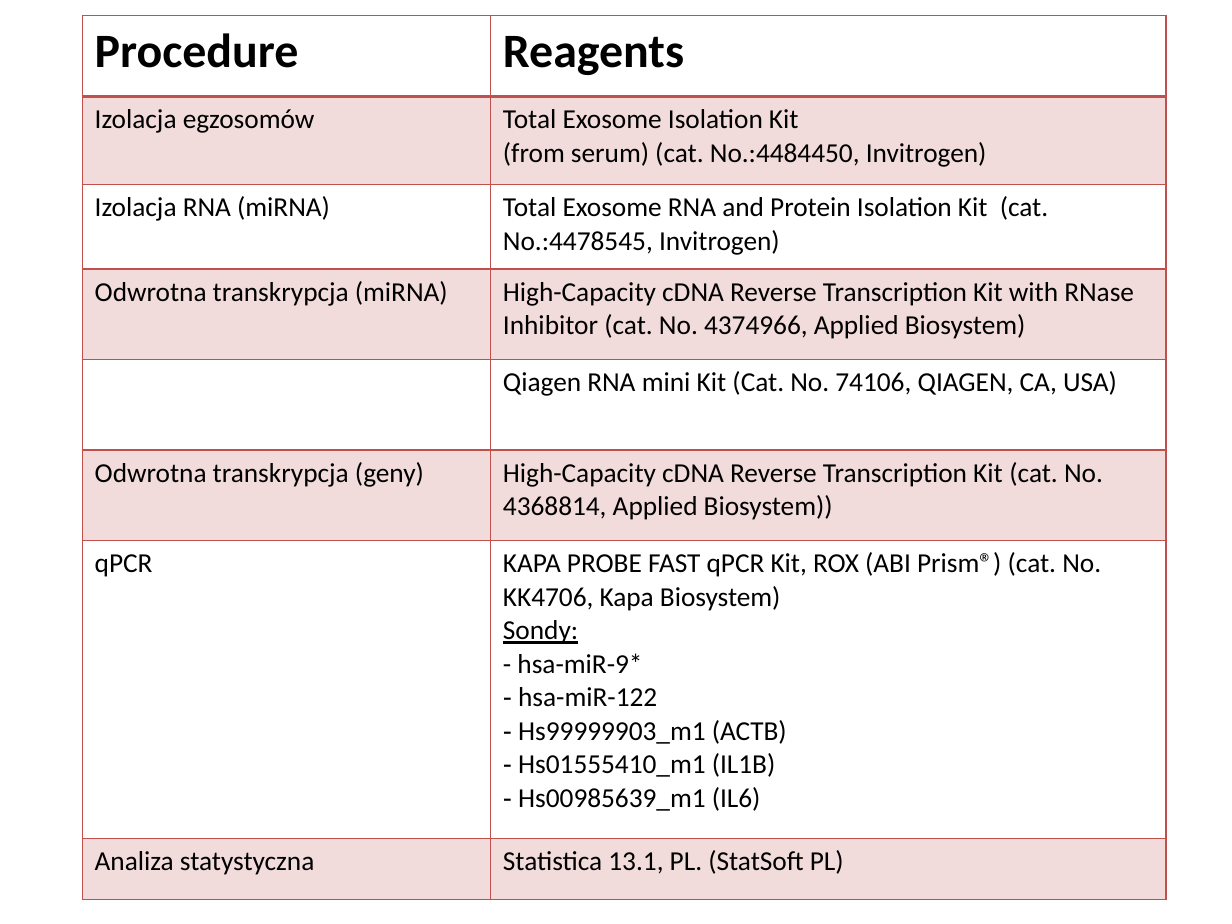
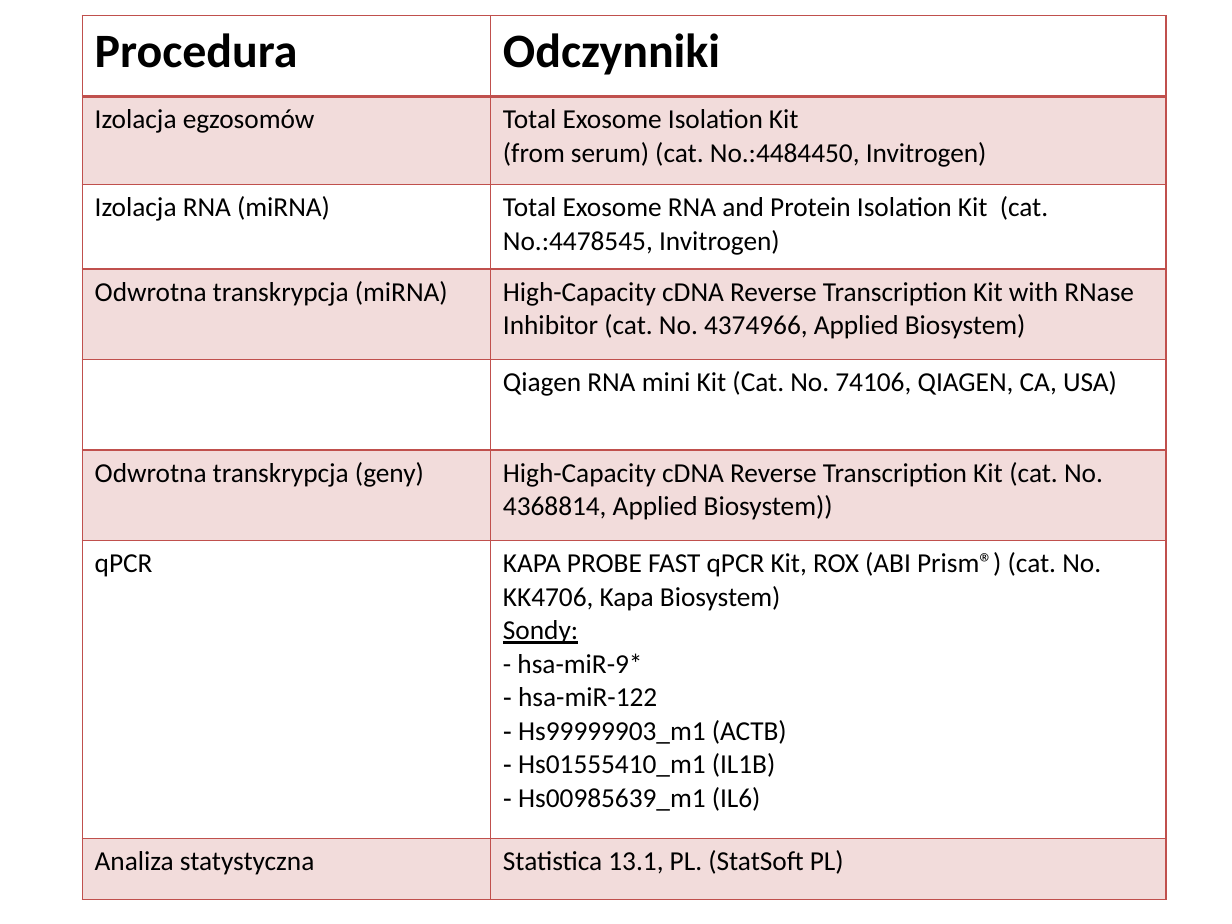
Before and after one commit to empro314/PBB, a slide deck: slide 7 of 1.4 pbb.pptx. Drawn at 1232x924 pixels with LibreOffice and Linux fonts; fonts in the diff are those of the drawing. Boxes give left, top, right and bottom in pixels: in the first picture for what was removed or moved away, otherwise in the second. Text is boxed around its words. In the diff, an @@ line names an element or a change of style, - is before the commit and + after.

```diff
--- a/1.4 pbb.pptx
+++ b/1.4 pbb.pptx
@@ table at [83,16,1165,899] @@
-row 1, column 1: Procedure
+row 1, column 1: Procedura
-row 1, column 2: Reagents
+row 1, column 2: Odczynniki
```
Also in this commit, not shown: 1 other slide changed.
